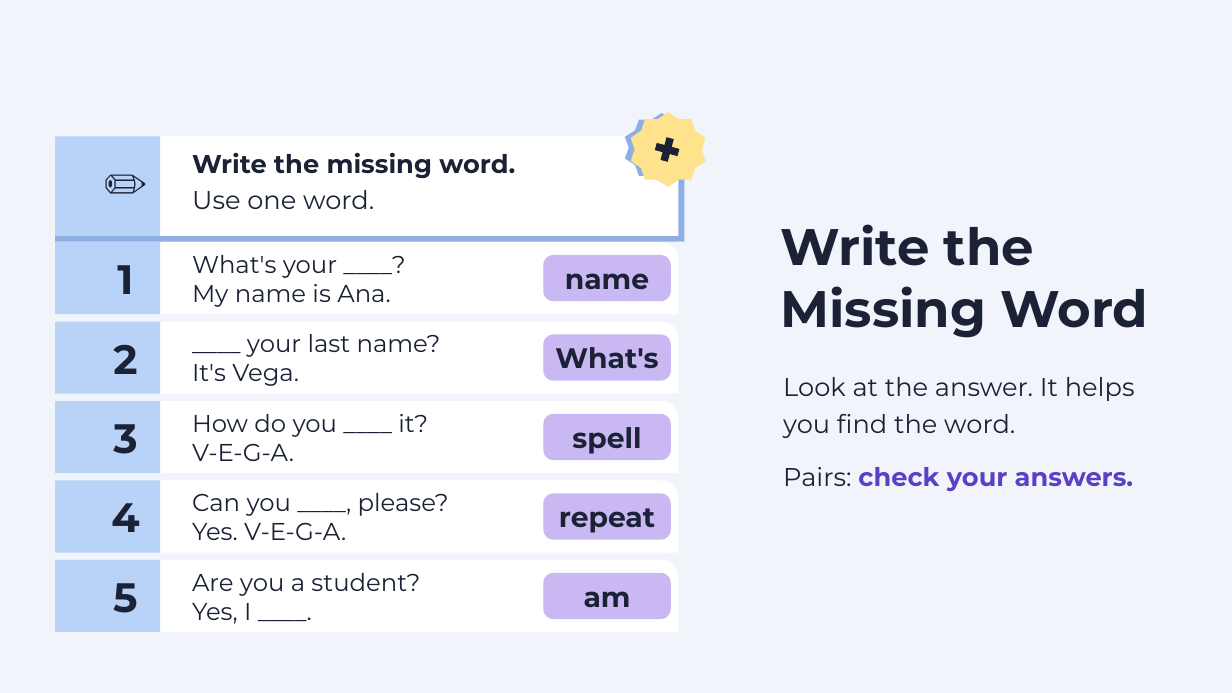
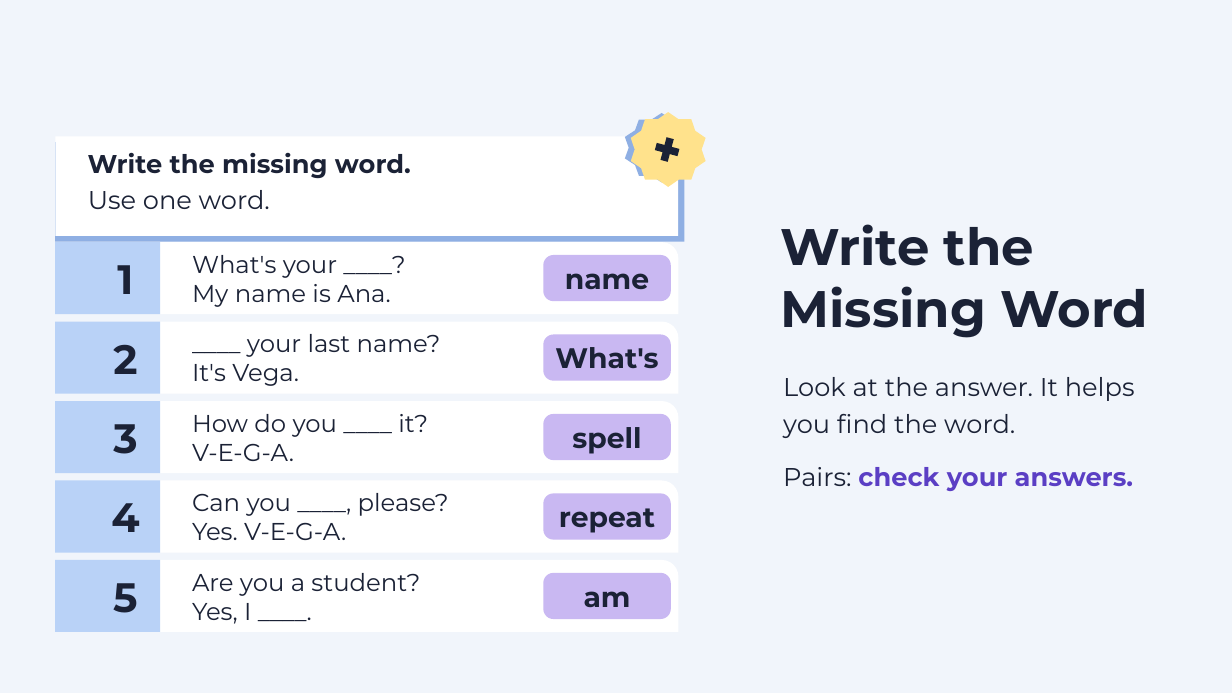
Before and after one commit to sdpursley/ESL-Curriculum, a slide deck: slide 15 of level1/slides/Level1_Lesson1_Slides.pptx. Drawn at 1232x693 pixels with LibreOffice and Linux fonts; fonts in the diff are those of the drawing. Boxes give left, top, right and bottom in pixels: in the first picture for what was removed or moved away, otherwise in the second. Text is boxed around its words. In the diff, an @@ line names an element or a change of style, - is before the commit and + after.

```diff
--- a/level1/slides/Level1_Lesson1_Slides.pptx
+++ b/level1/slides/Level1_Lesson1_Slides.pptx
@@ round rect: place and size @@
-round rect at [160,137,678,237]
+round rect at [55,137,678,237]
@@ rectangle removed at [55,137,161,237] @@
@@ text "Write the missing word.": place and size @@
-text "Write the missing word." at [192,153,515,178]
+text "Write the missing word." at [88,153,411,178]
@@ text removed at [69,150,181,215] @@
-✏️
@@ text "Use one word.": place and size @@
-text "Use one word." at [192,190,374,209]
+text "Use one word." at [88,190,270,209]
```
Also in this commit, not shown: 12 other slides changed, 2 other files.
